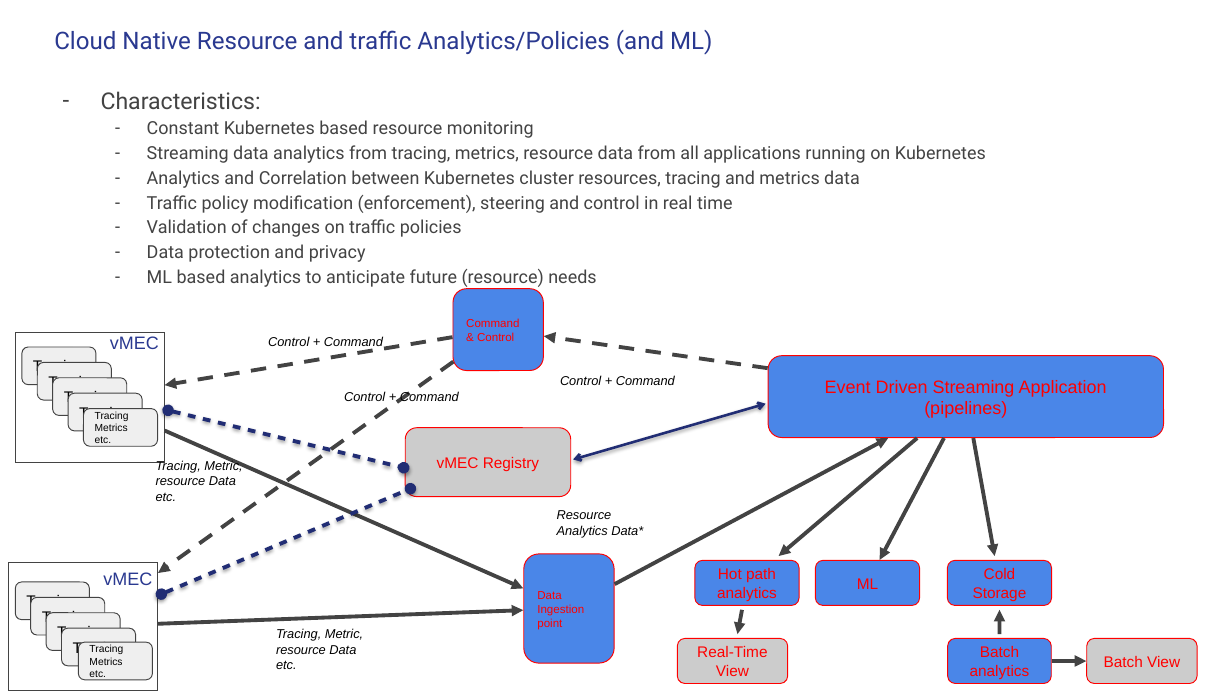
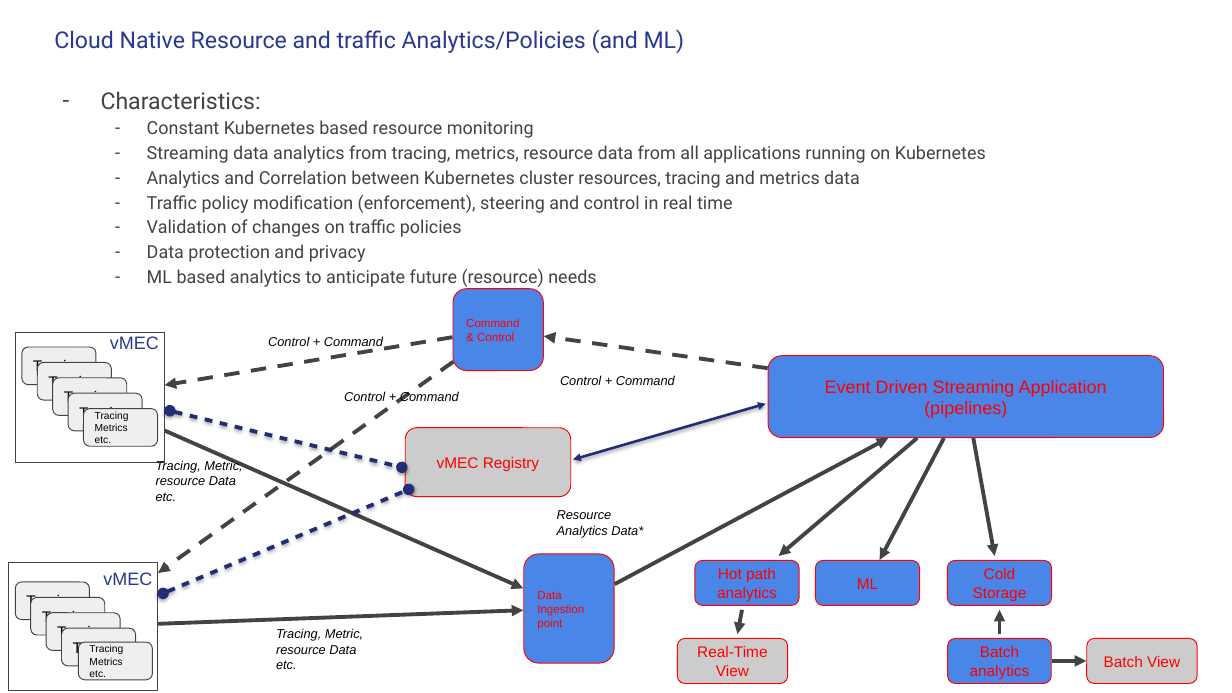
Before and after one commit to adhocmaster/everest, a slide deck: slide 2 of docs/Everest(intelligent_traffic_steering).pptx. Drawn at 1232x693 pixels with LibreOffice and Linux fonts; fonts in the diff are those of the drawing. Boxes give left, top, right and bottom in pixels: in the first picture for what was removed or moved away, otherwise in the second. Text is boxed around its words. In the diff, an @@ line names an element or a change of style, - is before the commit and + after.

```diff
--- a/docs/Everest(intelligent_traffic_steering).pptx
+++ b/docs/Everest(intelligent_traffic_steering).pptx
@@ title "Cloud Native Resource and traffic ..." at (x1=54, y1=29, x2=685, y2=53): size 18.8 to 18 pt @@
@@ freeform shape removed at (x1=158, y1=361, x2=454, y2=573) @@
@@ arrow added from (454, 361) to (158, 573), #434343 3 pt dashed @@
@@ freeform shape removed at (x1=165, y1=431, x2=523, y2=589) @@
@@ arrow added from (165, 431) to (523, 589), #434343 3 pt @@
```
Also in this commit, not shown: 5 other slides changed, 1 slide added, 2 other files.
